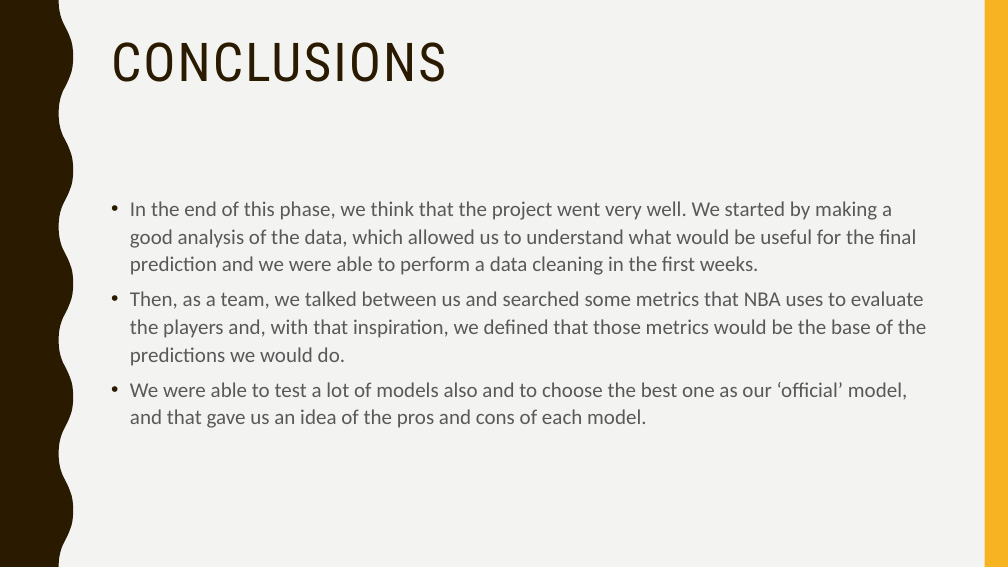
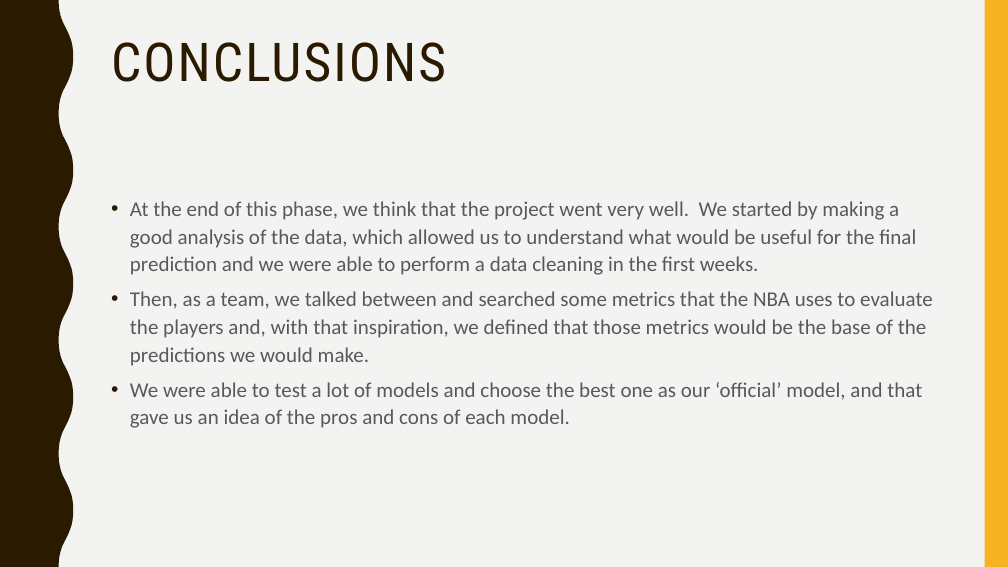
Before and after one commit to afs202005277/AC, a slide deck: slide 24 of ppt projeto.pptx. Drawn at 1008x567 pixels with LibreOffice and Linux fonts; fonts in the diff are those of the drawing. Boxes give left, top, right and bottom in pixels: in the first picture for what was removed or moved away, otherwise in the second. Text is boxed around its words. In the diff, an @@ line names an element or a change of style, - is before the commit and + after.

```diff
--- a/ppt projeto.pptx
+++ b/ppt projeto.pptx
@@ text at bbox=[130, 201, 933, 428]: text changed @@
-• In the end of this phase, we think that the project went very well. We started by making a good analysis of the data, which allowed us to understand what would be useful for the final prediction and we were able to perform a data cleaning in the first weeks.
-• Then, as a team, we talked between us and searched some metrics that NBA uses to evaluate the players and, with that inspiration, we defined that those metrics would be the base of the predictions we would do.
-• We were able to test a lot of models also and to choose the best one as our ‘official’ model, and that gave us an idea of the pros and cons of each model.
+• At the end of this phase, we think that the project went very well. We started by making a good analysis of the data, which allowed us to understand what would be useful for the final prediction and we were able to perform a data cleaning in the first weeks.
+• Then, as a team, we talked between and searched some metrics that the NBA uses to evaluate the players and, with that inspiration, we defined that those metrics would be the base of the predictions we would make.
+• We were able to test a lot of models and choose the best one as our ‘official’ model, and that gave us an idea of the pros and cons of each model.
```
Also in this commit, not shown: 21 other slides changed.
